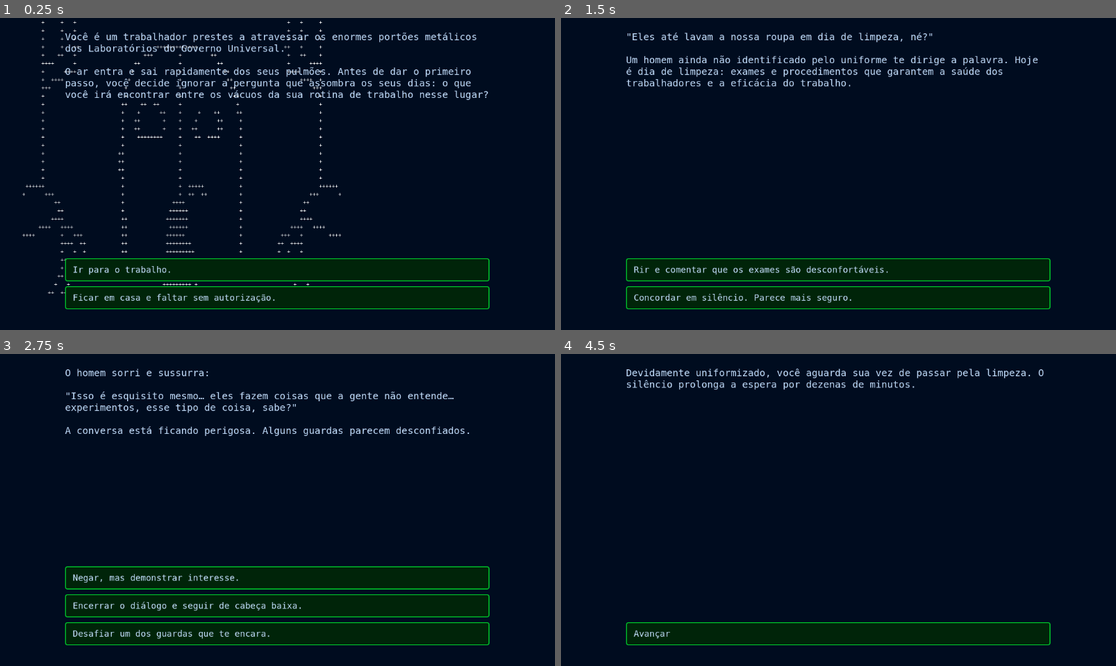
Above: before the commit, frames 1-4 (two rows, left to right).
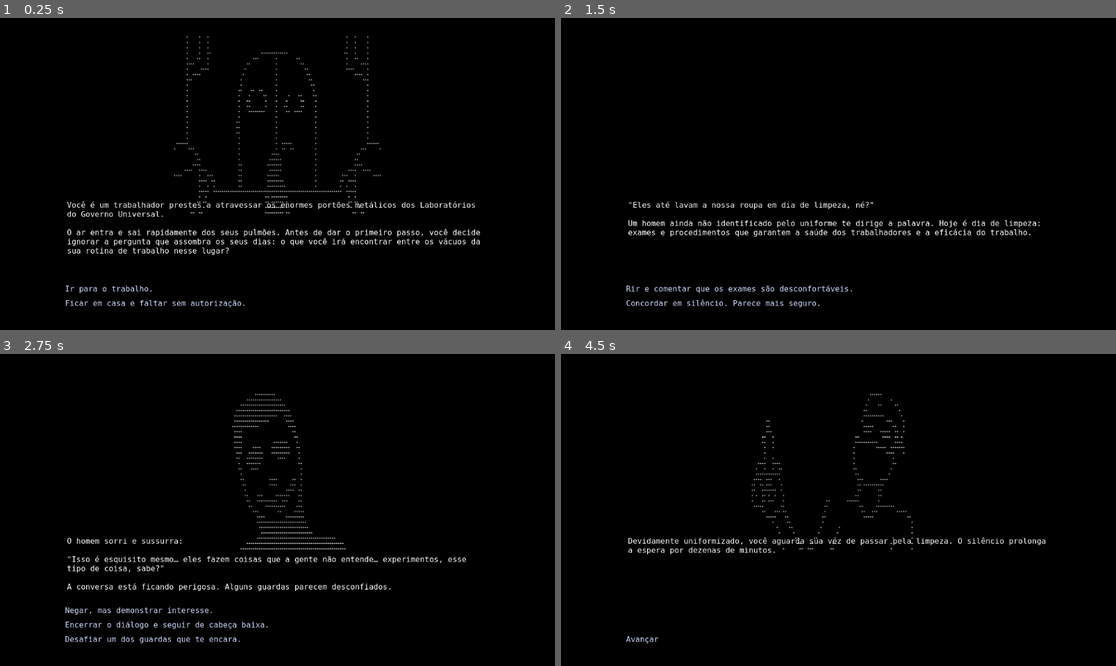
Above: after the commit, the same moments.

Repository: LeeryDig/sudario-de-onze-horas
Game: Godot game, scene res://GameUI.tscn
Same seed, same stepped clock (60 frames per second), same inputs: the game is played once before the commit and once after it.
Inputs:
- Up to frame 1 (0.25 s): no input
- Up to frame 2 (1.5 s): click "Ir para o trabalho." at 0.5 s; click "Avançar" at 1.25 s
- Up to frame 3 (2.75 s): click "Rir e comentar que os exames …" at 2 s
- Up to frame 4 (4.5 s): click "Negar, mas demonstrar interes…" at 2.75 s; click "Denunciá-lo para os guardas." at 3.5 s; click "Seguir para a limpeza." at 4.25 s

The runs differ from the first frame. In frame 1, 99% of the frame differs, in the area x 0-100%, y 0-100%; in frame 2, 100%; in frame 3, 99%; in frame 4, 100%.

Commit message:
arte aplicada e refinamento

Diff:
--- a/GameUI.tscn
+++ b/GameUI.tscn
@@ -1,11 +1,13 @@
-[gd_scene load_steps=5 format=3 uid="uid://cj2thjd68d1m4"]
+[gd_scene load_steps=6 format=3 uid="uid://cj2thjd68d1m4"]
 
 [ext_resource type="Script" uid="uid://dcwd1h6r3wto2" path="res://GameUI.gd" id="1_gameui"]
 [ext_resource type="Theme" uid="uid://bisxy8sqrpawt" path="res://ui/GameTheme.tres" id="2_theme"]
-[ext_resource type="PackedScene" path="res://ui/ChoiceButton.tscn" id="3_choice_button"]
+[ext_resource type="PackedScene" uid="uid://ch2r35ob5k4o2" path="res://ui/ChoiceButton.tscn" id="3_choice_button"]
 
 [sub_resource type="SystemFont" id="SystemFont_ascii"]
 font_names = PackedStringArray("Menlo", "Consolas", "DejaVu Sans Mono", "monospace")
+
+[sub_resource type="SystemFont" id="SystemFont_j0ejk"]
 
 [node name="GameUI" type="Control"]
 layout_mode = 3
@@ -25,7 +27,7 @@
 grow_horizontal = 2
 grow_vertical = 2
 mouse_filter = 2
-color = Color(0, 0.047058824, 0.12156863, 1)
+color = Color(0, 0, 0, 1)
 
 [node name="NarrativeArea" type="MarginContainer" parent="."]
 layout_mode = 1
@@ -34,8 +36,10 @@
 anchor_top = 0.011000001
 anchor_right = 0.9
 anchor_bottom = 0.62
-offset_left = -0.20000458
-offset_top = -0.12800074
+offset_left = 3.7999954
+offset_top = 351.872
+offset_right = 4.0
+offset_bottom = 137.23999
 grow_horizontal = 2
 grow_vertical = 2
 theme_override_constants/margin_left = 20
@@ -46,22 +50,28 @@
 [node name="GameText" type="RichTextLabel" parent="NarrativeArea"]
 unique_name_in_owner = true
 layout_mode = 2
+theme_override_font_sizes/normal_font_size = 16
+theme_override_font_sizes/bold_font_size = 16
+theme_override_font_sizes/bold_italics_font_size = 16
+theme_override_font_sizes/italics_font_size = 16
+theme_override_font_sizes/mono_font_size = 16
 bbcode_enabled = true
 scroll_following = true
 
 [node name="ASCIIBackground" type="Label" parent="."]
 unique_name_in_owner = true
 layout_mode = 0
-offset_left = 1.0
-offset_top = 2.0
-offset_right = 755.3282
-offset_bottom = 425.0
+offset_left = 3.0000153
+offset_top = 35.000004
+offset_right = 1767.6156
+offset_bottom = 194.15384
+scale = Vector2(0.65, 0.65)
 theme_override_colors/font_color = Color(1, 1, 1, 1)
 theme_override_fonts/font = SubResource("SystemFont_ascii")
 theme_override_font_sizes/font_size = 11
 horizontal_alignment = 1
 vertical_alignment = 1
-clip_text = true
+autowrap_mode = 2
 
 [node name="ChoicesArea" type="MarginContainer" parent="."]
 layout_mode = 1
@@ -69,7 +79,9 @@
 anchor_left = 0.1
 anchor_top = 0.64
 anchor_right = 0.9
-anchor_bottom = 0.95
+anchor_bottom = 0.95000005
+offset_top = 0.27999878
+offset_bottom = -0.6000366
 grow_horizontal = 2
 grow_vertical = 2
 theme_override_constants/margin_left = 20
@@ -80,6 +92,13 @@
 [node name="ChoicesContainer" type="VBoxContainer" parent="ChoicesArea"]
 unique_name_in_owner = true
 layout_mode = 2
+size_flags_stretch_ratio = 0.78
+theme_override_constants/separation = 5
 alignment = 2
 
 [node name="ChoicePreview" parent="ChoicesArea/ChoicesContainer" instance=ExtResource("3_choice_button")]
+custom_minimum_size = Vector2(0, 25)
+layout_mode = 2
+theme_override_constants/h_separation = 4
+theme_override_fonts/font = SubResource("SystemFont_j0ejk")
+theme_override_font_sizes/font_size = 16
--- a/Story.gd
+++ b/Story.gd
@@ -20,6 +20,7 @@
 		},
 		"3": {
 			"pages": ["O homem sorri e sussurra:\n\n\"Isso é esquisito mesmo… eles fazem coisas que a gente não entende… experimentos, esse tipo de coisa, sabe?\"\n\nA conversa está ficando perigosa. Alguns guardas parecem desconfiados."],
+			"art": ["res://art/3.txt"],
 			"choices": [
 				{"label": "Negar, mas demonstrar interesse.", "next": "4"},
 				{"label": "Encerrar o diálogo e seguir de cabeça baixa.", "next": "5"},
@@ -28,6 +29,7 @@
 		},
 		"4": {
 			"pages": ["O homem encara os guardas e volta a falar:\n\n\"Eu tenho amigos tentando descobrir pra onde vai o materia …(207 unchanged characters)…
+			"art": ["res://art/4.txt"],
 			"choices": [
 				{"label": "Encontrar o homem no fim do dia.", "next": "15"},
 				{"label": "Denunciá-lo para os guardas.", "next": "21"}
@@ -35,6 +37,7 @@
 		},
 		"5": {
 			"pages": ["Devidamente uniformizado, você aguarda sua vez de passar pela limpeza. O silêncio prolonga a espera por d …(284 unchanged characters)…
+			"art": ["res://art/5.txt"],
 			"choices": [
 				{"label": "Mentir e dizer que não observou nada.", "next": "6"},
 				{"label": "Contar sobre os sintomas e a infusão.", "next": "7"}
@@ -42,19 +45,23 @@
 		},
 		"6": {
 			"pages": ["A enfermeira injeta a substância no seu braço. Os resultados preliminares saem rapidamente.\n\nAparentemente está tudo bem, mas há falta de vitaminas. Ela oferece um pequeno comprimido."],
+			"art": ["res://art/6.txt"],
 			"choices": [{"label": "Tomar o comprimido e iniciar o trabalho.", "next": "16"}]
 		},
 		"7": {
 			"pages": ["Enquanto você fala, a enfermeira tranca a porta, aciona os guardas e coloca uma máscara estranha.\n\nArmas apontam para o espaço entre seus olhos. Ela coleta sua saliva e deposita a amostra em uma câmara conectada aos computadores."],
+			"art": ["res://art/7.txt"],
 			"choices": [{"label": "Aguardar o resultado do teste.", "random_next": ["8", "9"]}]
 		},
 		"8": {
 			"pages": ["POSITIVO.\n\nA enfermeira aperta um botão. Um sinal irritante indica que a área foi selada. Não há tempo para gritar. Os guardas atiram."],
+			"art": ["res://art/8.txt"],
 			"ending": "FINAL 1",
 			"choices": [{"label": "Voltar para a limpeza", "next": "5"}]
 		},
 		"9": {
 			"pages": ["NEGATIVO.\n\nA enfermeira se alivia e dispensa os guardas. Antes de abrir a porta, sussurra:\n\n\"Não conta pra ninguém sobre essas ervas, entendido?\""],
+			"art": ["res://art/9.txt"],
 			"choices": [
 				{"label": "Iniciar o trabalho.", "next": "10"},
 				{"label": "Tentar sair correndo dali.", "next": "12"}
@@ -62,10 +69,12 @@
 		},
 		"10": {
 			"pages": ["No caminho até a linha de produção, você está sozinho no corredor. A imagem das armas ao seu redor ainda  …(231 unchanged characters)…
+			"art": ["res://art/10.txt"],
 			"choices": [{"label": "Ir ao refeitório.", "next": "11"}, {"label": "Tentar sair correndo dali.", "next": "12"}]
 		},
 		"11": {
 			"pages": ["No refeitório, você recebe sua porção diária e ingere um líquido que não é água. Isso te acalma.\n\nLogo o sinal toca novamente. Hora de voltar para a linha. O dia está perto de acabar, mas você está exausto."],
+			"art": ["res://art/11.txt"],
 			"choices": [
 				{"label": "Tirar um cochilo rápido no banheiro.", "next": "22"},
 				{"label": "Voltar ao trabalho.", "next": "13"}
@@ -73,25 +82,30 @@
 		},
 		"12": {
 			"pages": ["Você passa pelos corredores devagar, afogado em desespero.\n\nPróximo ao vestiário, algo perfura seu peito. Não houve barulho. Em um último esforço, você grita por socorro, mas ninguém vem."],
+			"art": ["res://art/12.txt"],
 			"ending": "FINAL 2",
 			"choices": [{"label": "Voltar para a linha de produção", "next": "10"}]
 		},
 		"13": {
 			"pages": ["Após algumas horas na linha, o cheiro da soja te enjoa. Você vai ao vestiário, retira o uniforme e veste suas roupas civis."],
+			"art": ["res://art/13.txt"],
 			"choices": [{"label": "Ir embora.", "next": "14"}, {"label": "Descansar e esperar no vestiário.", "next": "15"}]
 		},
 		"14": {
 			"pages": ["Você caminha de volta para casa em silêncio, sem acreditar que sobreviveu.\n\nUma mulher vende flores no caminho. Você pega uma onze-horas com a promessa de pagar depois e a coloca no chão.\n\nA flor será o sudário de um mundo que nunca existiu — ou que você nunca viu."],
+			"art": ["res://art/14.txt"],
 			"ending": "FINAL 4",
 			"choices": [{"label": "Recomeçar", "next": "1"}]
 		},
 		"15": {
 			"pages": ["Depois de um dia intenso, você espera no vestiário. Após 30 minutos, um homem aparece. Ele não parece tra …(305 unchanged characters)…
+			"art": ["res://art/15.txt"],
 			"ending": "FINAL 3",
 			"choices": [{"label": "Voltar ao início", "next": "1"}]
 		},
 		"16": {
 			"pages": ["Depois de um dia exaustivo de trabalho, você se dirige ao vestiário, retira o uniforme e veste suas roupas civis."],
+			"art": ["res://art/16.txt"],
 			"choices": [{"label": "Ir embora.", "next": "14"}, {"label": "Esperar mais um pouco no vestiário.", "next": "15"}]
 		},
 		"17": {
@@ -100,6 +114,7 @@
 		},
 		"18": {
 			"pages": ["Você interrompe a conversa e caminha em direção a um guarda. Os outros trabalhadores desviam o olhar.\n\nEle aponta a arma e ordena:\n\n\"Dá meia-volta, peão!\""],
+			"art": ["res://art/18.txt"],
 			"choices": [
 				{"label": "Correr na direção do guarda.", "next": "19"},
 				{"label": "Dar meia-volta e obedecer.", "next": "20"}
@@ -117,10 +132,12 @@
 		},
 		"21": {
 			"pages": ["Antes de sair do vestiário, você se aproxima dos guardas e denuncia o homem. Eles imediatamente ordenam que ele os acompanhe.\n\nEle olha para você pela última vez, com desdém."],
+			"art": ["res://art/21.txt"],
 			"choices": [{"label": "Seguir para a limpeza.", "next": "5"}]
 		},
 		"22": {
 			"pages": ["Você entra em uma cabine do banheiro e cochila até o sinal tocar. No caminho de volta, vê uma mulher do setor de comunicação discutindo com um jovem desconhecido.", "Ao te avistarem, eles se separam. O jovem esconde algo no uniforme e segue por outro corredor."],
+			"art": ["res://art/22.txt"],
 			"choices": [
 				{"label": "Segui-lo com cuidado.", "next": "23"},
 				{"label": "Continuar o caminho de volta ao trabalho.", "next": "24"}
@@ -137,6 +154,7 @@
 		},
 		"25": {
 			"pages": ["Após 24 horas de recuperação, você volta a atravessar os enormes portões metálicos dos Laboratórios do Governo Universal.\n\nO ar entra e sai rapidamente dos seus pulmões. Mais uma vez, você ignora a pergunta sobre o que encontrará entre os vácuos da rotina."],
+			"art": ["res://art/25.txt"],
 			"choices": [{"label": "Ir para o trabalho.", "next": "2"}]
 		}
 	}
--- a/ui/ChoiceButton.tscn
+++ b/ui/ChoiceButton.tscn
@@ -1,8 +1,10 @@
-[gd_scene format=3]
+[gd_scene format=3 uid="uid://ch2r35ob5k4o2"]
 
 [node name="ChoiceButton" type="Button"]
-custom_minimum_size = Vector2(0, 48)
-layout_mode = 2
+custom_minimum_size = Vector2(0, 25)
+offset_right = 8.0
+offset_bottom = 123.0
+scale = Vector2(0.5, 1)
 size_flags_horizontal = 3
 mouse_default_cursor_shape = 2
 text = "Texto de exemplo da escolha"
--- a/ui/GameTheme.tres
+++ b/ui/GameTheme.tres
@@ -1,69 +1,27 @@
 [gd_resource type="Theme" load_steps=6 format=3 uid="uid://bisxy8sqrpawt"]
 
-[sub_resource type="StyleBoxEmpty" id="StyleBox_focus"]
+[sub_resource type="StyleBoxEmpty" id="StyleBoxEmpty_qhtui"]
 
-[sub_resource type="StyleBoxFlat" id="StyleBox_button_hover"]
-content_margin_left = 16.0
-content_margin_top = 10.0
-content_margin_right = 16.0
-content_margin_bottom = 10.0
-bg_color = Color(0, 0.22, 0.055, 1)
-border_width_left = 2
-border_width_top = 2
-border_width_right = 2
-border_width_bottom = 2
-border_color = Color(0.15, 1, 0.32, 1)
-corner_radius_top_left = 4
-corner_radius_top_right = 4
-corner_radius_bottom_right = 4
-corner_radius_bottom_left = 4
+[sub_resource type="StyleBoxEmpty" id="StyleBoxEmpty_dmsq8"]
 
-[sub_resource type="StyleBoxFlat" id="StyleBox_button_normal"]
-content_margin_left = 16.0
-content_margin_top = 10.0
-content_margin_right = 16.0
-content_margin_bottom = 10.0
-bg_color = Color(0, 0.14, 0.035, 1)
-border_width_left = 2
-border_width_top = 2
-border_width_right = 2
-border_width_bottom = 2
-border_color = Color(0, 0.768627, 0.168627, 1)
-corner_radius_top_left = 4
-corner_radius_top_right = 4
-corner_radius_bottom_right = 4
-corner_radius_bottom_left = 4
+[sub_resource type="StyleBoxEmpty" id="StyleBoxEmpty_xt1ew"]
 
-[sub_resource type="StyleBoxFlat" id="StyleBox_button_pressed"]
-content_margin_left = 16.0
-content_margin_top = 10.0
-content_margin_right = 16.0
-content_margin_bottom = 10.0
-bg_color = Color(0, 0.08, 0.02, 1)
-border_width_left = 2
-border_width_top = 2
-border_width_right = 2
-border_width_bottom = 2
-border_color = Color(0, 0.58, 0.13, 1)
-corner_radius_top_left = 4
-corner_radius_top_right = 4
-corner_radius_bottom_right = 4
-corner_radius_bottom_left = 4
+[sub_resource type="StyleBoxEmpty" id="StyleBoxEmpty_a5x65"]
 
 [sub_resource type="SystemFont" id="SystemFont_main"]
 font_names = PackedStringArray("Menlo", "Consolas", "DejaVu Sans Mono", "monospace")
 
 [resource]
 default_font = SubResource("SystemFont_main")
-default_font_size = 18
-Button/colors/font_color = Color(0.7756954, 0.87639374, 0.995825, 1)
-Button/colors/font_hover_color = Color(0.9, 1, 0.92, 1)
-Button/colors/font_pressed_color = Color(0.65, 0.82, 0.69, 1)
-Button/font_sizes/font_size = 18
-Button/styles/focus = SubResource("StyleBox_focus")
-Button/styles/hover = SubResource("StyleBox_button_hover")
-Button/styles/normal = SubResource("StyleBox_button_normal")
-Button/styles/pressed = SubResource("StyleBox_button_pressed")
-RichTextLabel/colors/default_color = Color(0.7756954, 0.87639374, 0.995825, 1)
-RichTextLabel/font_sizes/normal_font_size = 20
-VBoxContainer/constants/separation = 10
+default_font_size = 16
+Button/colors/font_color = Color(0.82400674, 0.8569868, 1, 1)
+Button/colors/font_hover_color = Color(4.8708534, 4.232873, 0, 1)
+Button/colors/font_pressed_color = Color(0.26870054, 0.21987337, 0, 1)
+Button/font_sizes/font_size = 16
+Button/styles/focus = SubResource("StyleBoxEmpty_qhtui")
+Button/styles/hover = SubResource("StyleBoxEmpty_dmsq8")
+Button/styles/normal = SubResource("StyleBoxEmpty_xt1ew")
+Button/styles/pressed = SubResource("StyleBoxEmpty_a5x65")
+RichTextLabel/colors/default_color = Color(1, 1, 1, 1)
+RichTextLabel/font_sizes/normal_font_size = 16
+VBoxContainer/constants/separation = 5
Not shown, changed: README.md
